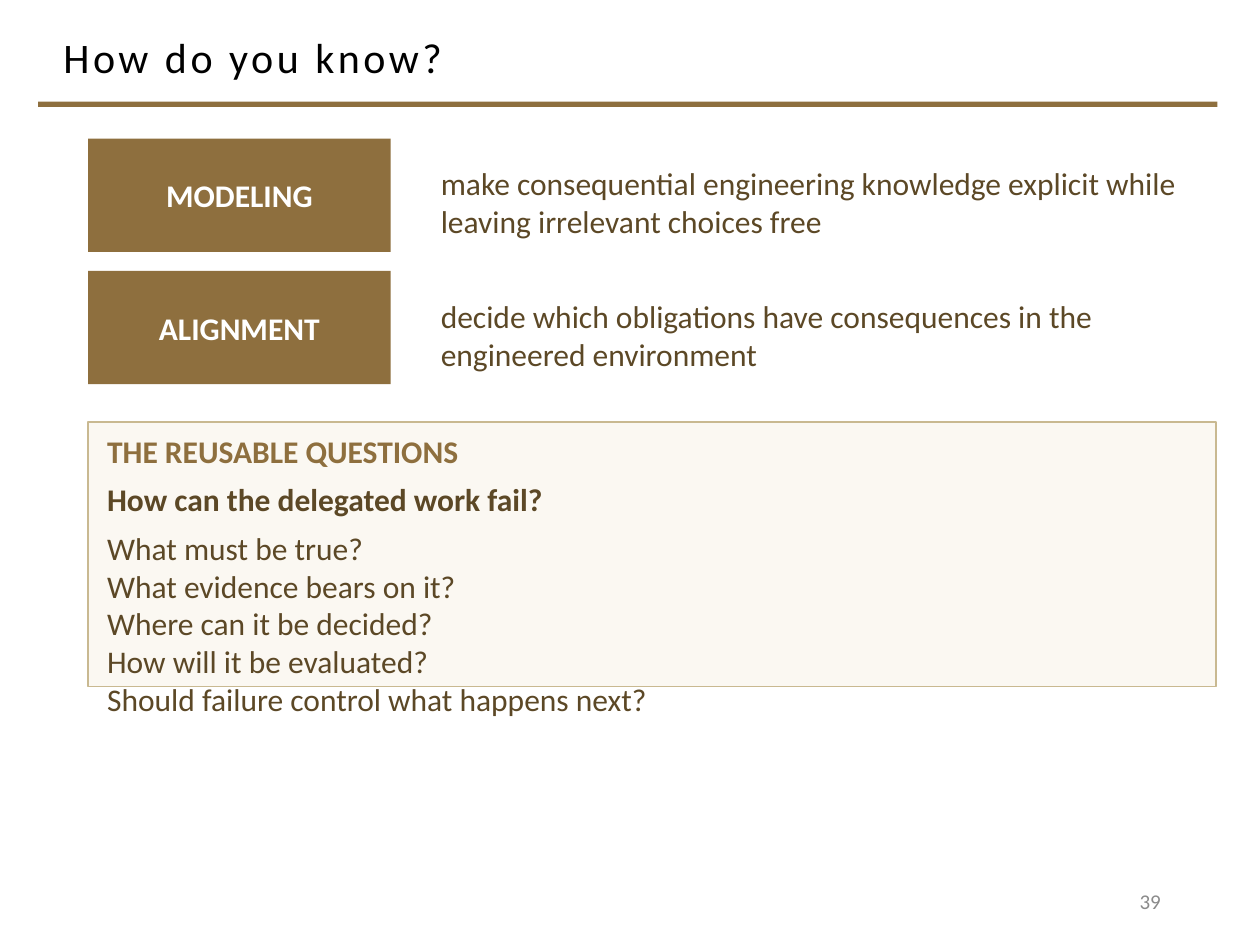
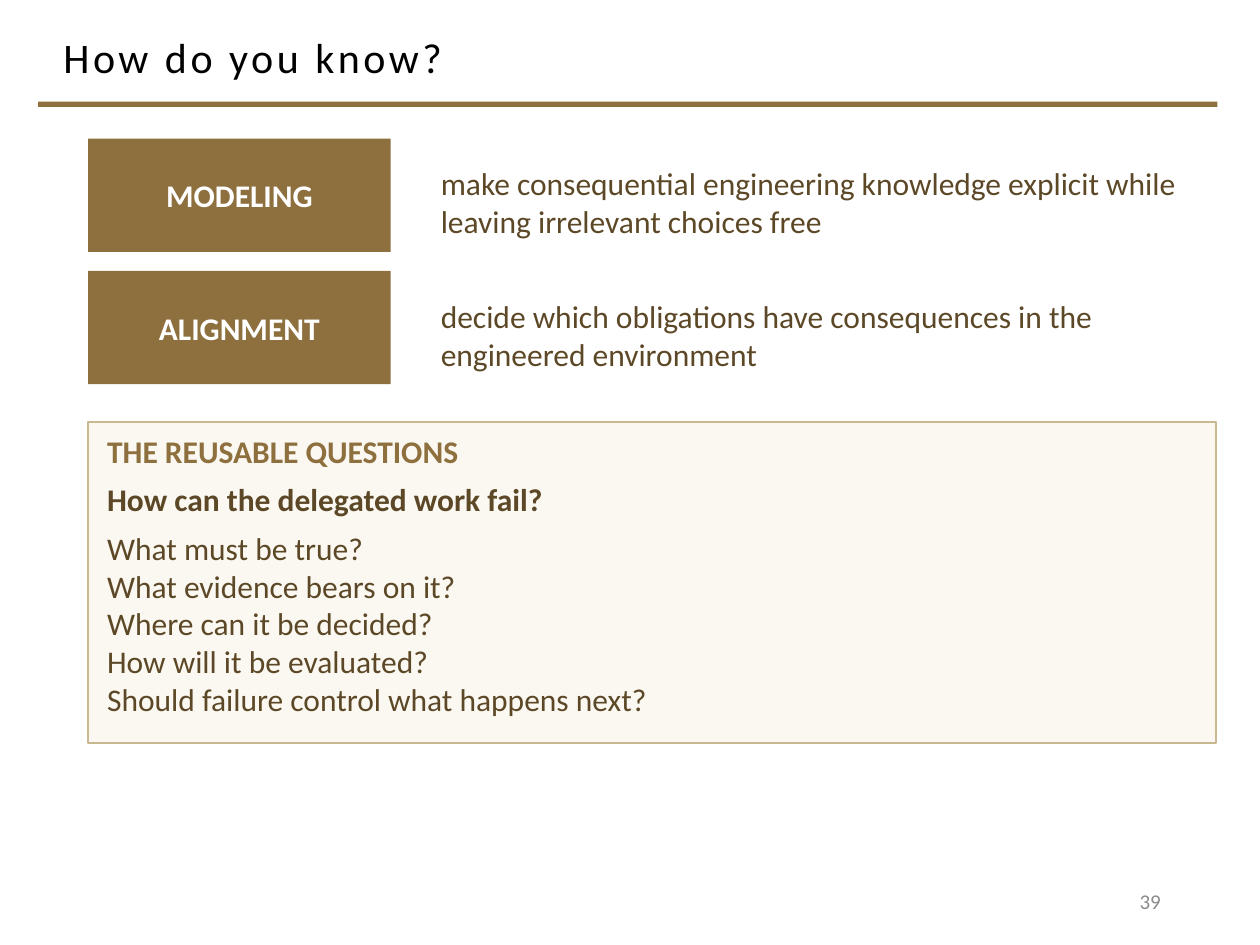
Before and after one commit to davisjam/model-based-agentic-software-engineering, a slide deck: slide 39 of course/lectures/act-2-delegation-and-control/03-alignment/2-3-Alignment.pptx. Drawn at 1260x945 pixels with LibreOffice and Linux fonts; fonts in the diff are those of the drawing; background and template pictures are left out. Boxes give left, top, right and bottom in pixels: in the first picture for what was removed or moved away, otherwise in the second. Text is boxed around its words. In the diff, an @@ line names an element or a change of style, - is before the commit and + after.

Commit message:
deck 2-3 rebuild phase 5: visual-QA fixes (four-roles arrow routing, six-question box, badge width, prompt block, alignment)

```diff
--- a/course/lectures/act-2-delegation-and-control/03-alignment/2-3-Alignment.pptx
+++ b/course/lectures/act-2-delegation-and-control/03-alignment/2-3-Alignment.pptx
@@ rectangle "THE REUSABLE QUESTIONS": place and size @@
-rectangle "THE REUSABLE QUESTIONS" at bbox=[88, 422, 1216, 687]
+rectangle "THE REUSABLE QUESTIONS" at bbox=[88, 422, 1216, 743]
```
Also in this commit, not shown: 5 other slides changed.
